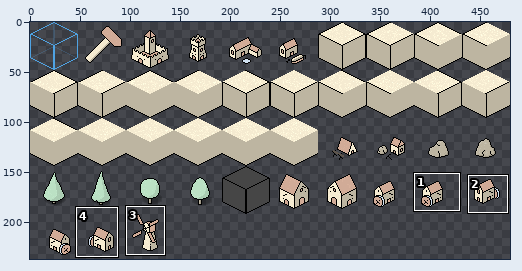
Two states of a sprite sheet, data/gfx/paper/full_48x48.png. Above: a wide view before the commit, with the close-up outlined.
Close-up. Before:
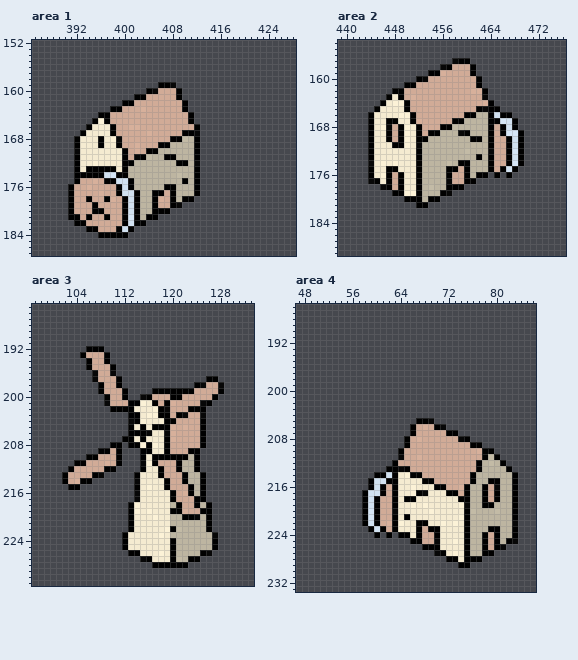
The file is 480x240 pixels. Pixels under 10% opacity are left out. Colours within 5 levels of each other are drawn and written as one. Shown: area 1: x 385..428, y 152..187; area 2: x 439..476, y 154..189; area 3: x 97..133, y 185..231; area 4: x 47..86, y 186..233. The wide view leaves out empty margins. The commit also changed other parts of the picture, which this record leaves out.
New version:
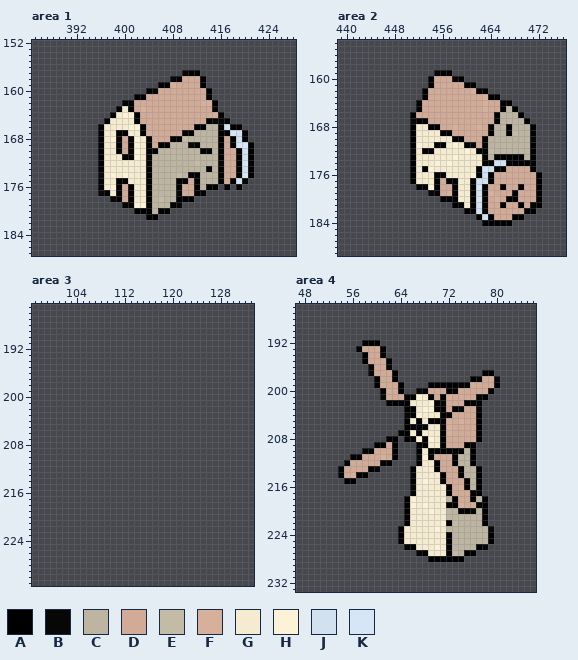
Palette (. is transparent): A #000000  B #070707  C #bdb5a1  D #d1ab97  E #c3bba6  F #d7b09b  G #f5ebd1  H #fcf2d7  J #d1e1f0  K #d6e6f6
Edits made:
Changed rows in their new state; - is an unchanged pixel.
Area 1:
first column x 391:
157 -------------------BAA---------
158 -----------------BADDDA--------
159 -----------------FDDDDA--------
160 ------------------DDDDDA-------
161 ------------------DDDDDA-------
162 -------------------DDDFFA------
163 -------.-GA--------DDDDDB------
164 -----..AGHHA--------DDDDFA-----
165 ----..-GGGGA--------DDDABAA----
166 ---..A-GGGHHA---------ACCAJAA--
167 --...A-GAAGGA--------CCCCAAKJA-
168 -....-----AHGA-------CCCCADAJA-
169 -....-----AHGA------B-CCCADAKKA
170 -....A--ADAHG--------CAACADDAJA
171 -....A----AHGB--CC---CCCCADDAJA
172 -....A---GGGGA----CC-ECCCBDDAKA
173 -....-GG-GGGGA-------CCACADDAJA
174 -....BGHGHGGGA------A-CCCADDAKA
175 -....AGGAAGGGA----A-D-CCCADAJA-
176 .....AGH-D-GGA--CCADD-CAA-A-A--
177 .....BAG-DAGGACCCCBDD-A--------
178 .......BADAGGACECCA------------
179 .........-AHHACCC--------------
180 ...........-AAC----------------
181 .............------------------
182 -............------------------
183 ---........--------------------
184 -----.....---------------------
Area 2:
first column x 444:
157 --------------...------------
158 ------------......-----------
159 ----------.BAA....-----------
160 --------..A---BA...----------
161 ------....A-----AA.----------
162 ----.....A--------A----------
163 ---......A---------FAA-------
164 --......A-----------DDAA-----
165 -.......A---------DFDDACA----
166 .......---------DDDDDACCCA---
167 .......BAA----DDDDDDD-CCCCA--
168 .......AGGAADDFDDDFDBCCACCCA-
169 .......AGGGGAADDDDDD-CCAECCA-
170 .......AGGGGGGAADDDACCCCCCCB-
171 .......AHGGAAGHGABDACCCCCCCA-
172 .......BGAAGGGGGHGAAECCCCCCA-
173 .......AGGGGGGHGGGGACAA-A-CA-
174 .......AGGGHGHGGGGGA-JJ-A-AA-
175 .......AGAHGGGGGGGAKJA-DDDDA-
176 .......AGGGAAGGGGH-JADDDDDDDA
177 .......AGGGADAAGG-JJADDDDDDDA
178 --......-AHADD-GGAKADDADDADDA
179 ----......BADFAGGAJAFDDDADDDA
180 ------......AAAGGAKADFDAADDDA
181 --------..----AAGAJADDADDADAA
182 ----------------AAJADDDDDDAA-
183 ------------------AJADDDAA---
184 -------------------AAAAA-----
Area 3:
first column x 102:
192 ----...--------------------
193 ---.....-------------------
194 ----....-------------------
195 ----.....------------------
196 -----....------------------
197 -----.....--------------..-
198 ------....------------.....
199 ------.....----............
200 -------....--.............-
201 -------..................--
202 --------................---
203 -----------.............---
204 -----------.............---
205 -----------.............---
206 -----------.............---
207 ----------..............---
208 --------..-.............---
209 ------....---..........----
210 ----......---..........----
211 --........---..........----
212 -........----..........----
213 .......-----............---
214 .....-------............---
215 -..---------............---
216 ------------............---
217 ------------............---
218 -----------..............--
219 -----------..............--
220 -----------..............--
221 -----------..............--
222 -----------..............--
223 ----------................-
224 ----------................-
225 ----------................-
226 -----------..............--
227 -------------..........----
228 ---------------......------
Area 4:
first column x 54:
192 ----AAA-----------------------
193 ---ADDDA----------------------
194 ----ADDA----------------------
195 ----ADDDA---------------------
196 -----BDDB---------------------
197 -----BDDDA--------------AA----
198 ------ADDA------------ABDDB---
199 ------ADDDA----AAAAAAADDDDA---
200 -------ADDA--BADDDAADDDDDA----
201 -------BDDDAAHGADAFDDDDBA-----
202 --------AAAAGGGHABDDDAAA------
203 -----------AAGHHAADABDDB------
204 -----------BAHGGGAADDDDA------
205 -----------AG-GAAAFDFDDA------
206 -----------A-ABGG-FDDDDA------
207 ----------AAGAGGGAFDDDDA------
208 --------AA--AHAHGA--DDDA------
209 ------AADA-..AAGGA---A-.------
210 ----AADDDA...AGAAAAAACA...----
211 --AADDDFDA...BHA---ACCA....---
212 -ADDDDDAA....AGGA--ACCA.....--
213 ADDDDAB-....AGGGA---ACC-.....-
214 ADFAA-......BGGGGA--ACCA......
215 -AA--.......A-HGGA---ACA......
216 -----.......B---GGA----A......
217 ----........BGG----D-DAA......
218 ----.......-H-----CADDA--.....
219 ----.......A------AAFDDA-.....
220 ----.......A------CCA-B-A.....
221 ----.......-------CCCC--A.....
222 ----.......A-GG---AECC--A.....
223 -----.....A--GGGH-CCCC---B....
224 ------.-.--G-GGGG-ACCC--CA....
225 ----------AGGGGGG-ACCC--CA....
226 -----------AAGGGH-ACCC-AB...--
227 -------------BAGGGAEC-A...----
228 ---------------AAA--A...------
229 --------------------..--------
Where, in picture pixels (left, top, right, bottom), the same in both close-ups:
changed: (68, 70, 254, 238)
changed: (368, 58, 542, 226)
erased: (62, 346, 224, 568)
changed: (338, 340, 518, 568)
